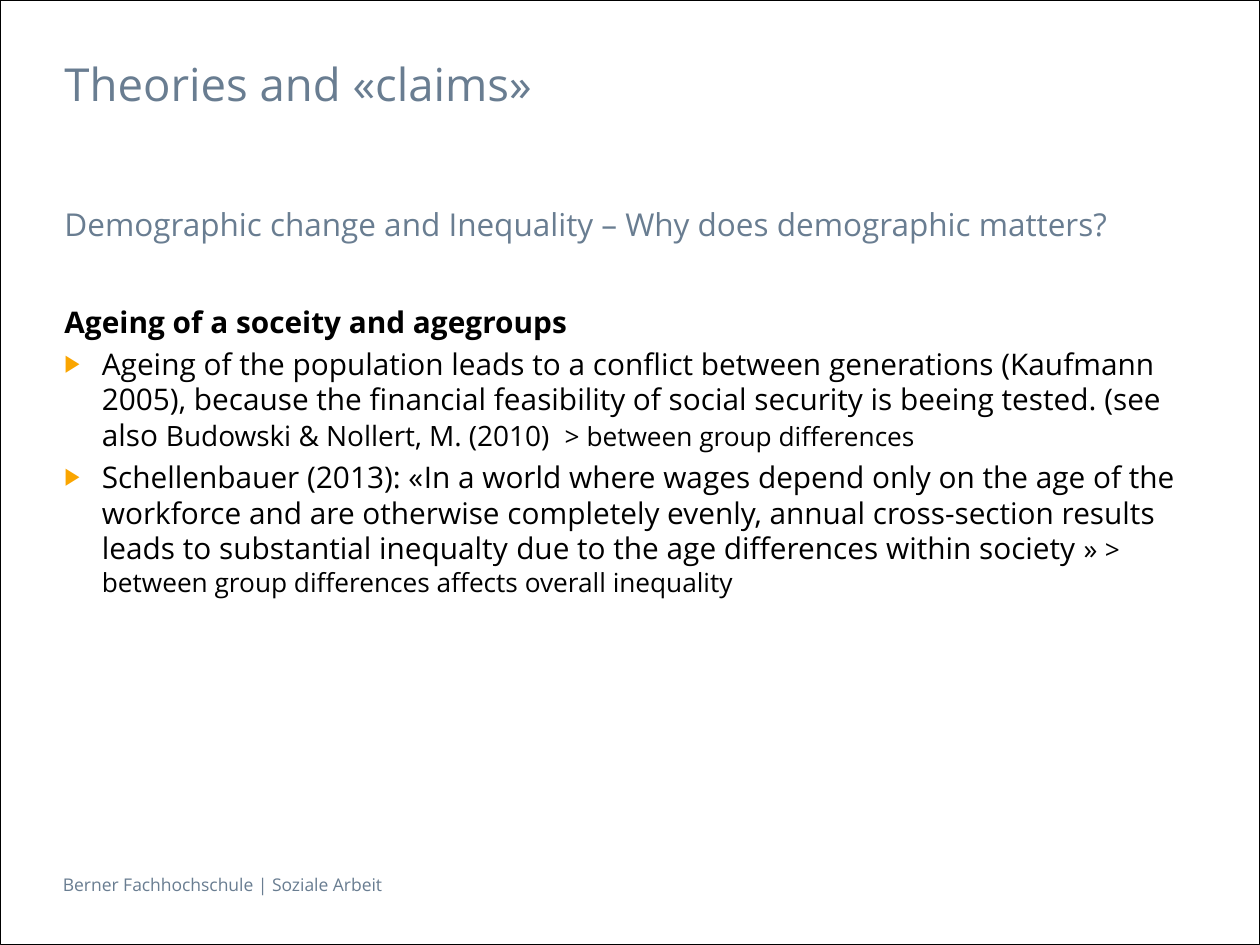
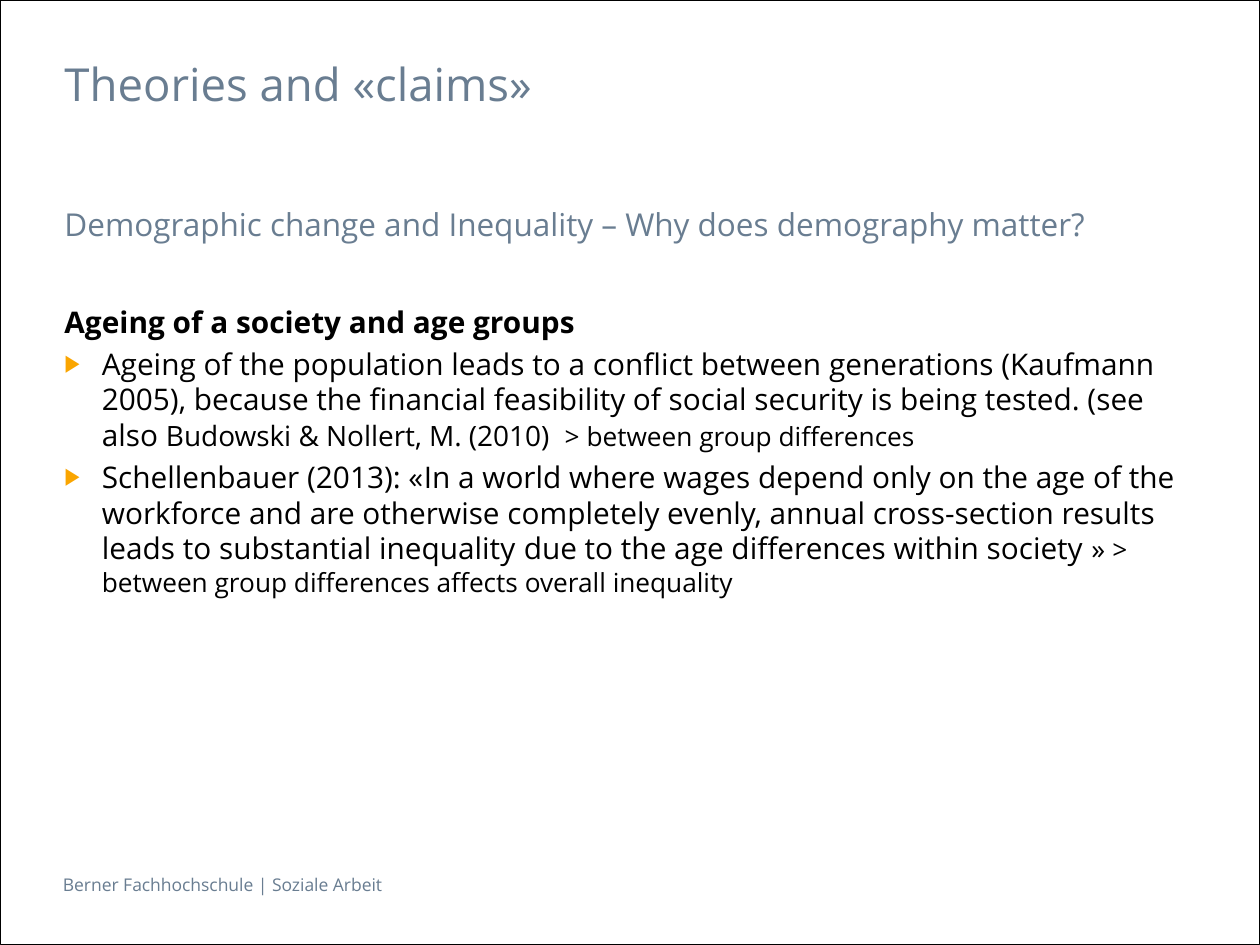
Before and after one commit to hackstutz/neuchatel, a slide deck: slide 3 of presentation/Inequality by Demographic Factors_V3.pptx. Drawn at 1260x945 pixels with LibreOffice and Linux fonts; fonts in the diff are those of the drawing. Boxes give left, top, right and bottom in pixels: in the first picture for what was removed or moved away, otherwise in the second. Text is boxed around its words. In the diff, an @@ line names an element or a change of style, - is before the commit and + after.

Commit message:
updated presentation

```diff
--- a/presentation/Inequality by Demographic Factors_V3.pptx
+++ b/presentation/Inequality by Demographic Factors_V3.pptx
@@ text at [64, 212, 1085, 244]: text changed @@
-Demographic change and Inequality – Why does demographic matters?
+Demographic change and Inequality – Why does demography matter?
@@ text at [64, 310, 1174, 599]: text changed @@
-Ageing of a soceity and agegroups
-▶ Ageing of the population leads to a conflict between generations (Kaufmann 2005), because the financial feasibility of social security is beeing tested. (see also Budowski & Nollert, M. (2010) > between group differences
-▶ Schellenbauer (2013): «In a world where wages depend only on the age of the workforce and are otherwise completely evenly, annual cross-section results leads to substantial inequalty due to the age differences within society » > between group differences affects overall inequality
+Ageing of a society and age groups
+▶ Ageing of the population leads to a conflict between generations (Kaufmann 2005), because the financial feasibility of social security is being tested. (see also Budowski & Nollert, M. (2010) > between group differences
+▶ Schellenbauer (2013): «In a world where wages depend only on the age of the workforce and are otherwise completely evenly, annual cross-section results leads to substantial inequality due to the age differences within society » > between group differences affects overall inequality
```
Also in this commit, not shown: 12 other slides changed, 8 other files.
